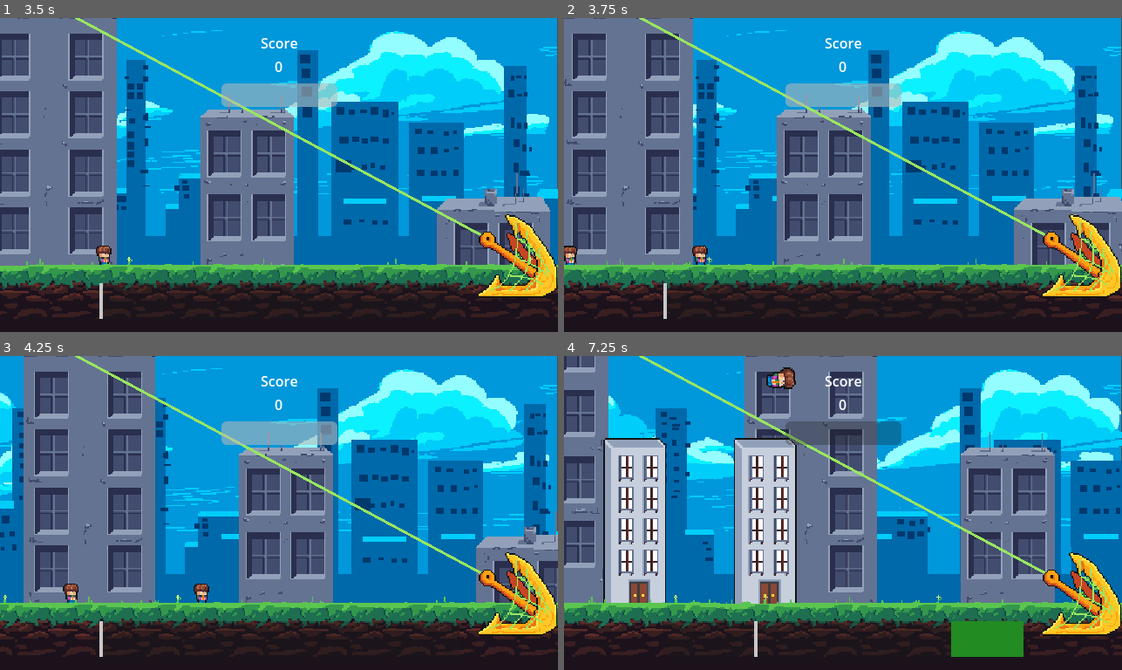
Above: before the commit, frames 1-4 (two rows, left to right).
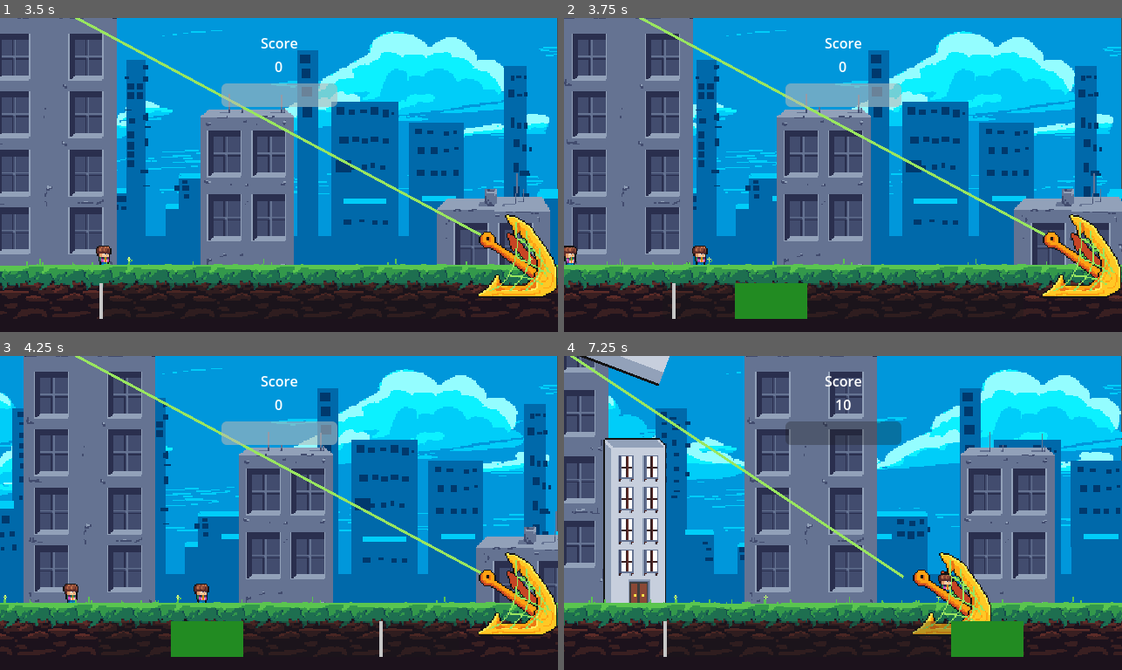
Above: after the commit, the same moments.

Repository: Tenes/mini-jam-153
Game: Godot game, scene res://Scenes/main_menu_scene.tscn
Same seed, same stepped clock (60 frames per second), same inputs: the game is played once before the commit and once after it.
Inputs (mouse positions are in pixels of both pictures, inside the frame that each line leads up to):
- Up to frame 1 (3.5 s): click "Start" at 0.5 s; move the mouse to (401, 159) at 1.27 s; click (401, 159) at 1.35 s; move the mouse to (167, 190) at 2.02 s; click (167, 190) at 2.1 s; move the mouse to (334, 105) at 2.77 s; click (334, 105) at 2.85 s
- Up to frame 2 (3.75 s): move the mouse to (815, 237) at 3.52 s; click (815, 237) at 3.6 s
- Up to frame 3 (4.25 s): no input
- Up to frame 4 (7.25 s): move the mouse to (1010, 560) at 4.27 s; click (1010, 560) at 4.35 s; move the mouse to (675, 465) at 5.02 s; click (675, 465) at 5.1 s; move the mouse to (870, 513) at 5.77 s; click (870, 513) at 5.85 s; move the mouse to (759, 434) at 6.52 s; click (759, 434) at 6.6 s

Frame 1 is identical in both runs. In frame 2, 1.6% of the frame differs, in the area x 17-44%, y 84-96%; in frame 3, 1.6%; in frame 4, 12%, in the area x 1-100%, y 0-96%.

Commit message:
Adds handmade vfx

Diff:
--- a/Models/Building/building.gd
+++ b/Models/Building/building.gd
@@ -1,4 +1,5 @@
 extends Interactable
+class_name Building
 
 func _ready() -> void:
 	scoreValue = 50;
--- a/Models/Harpoon/harpoon.tscn
+++ b/Models/Harpoon/harpoon.tscn
@@ -6,7 +6,7 @@
 [ext_resource type="Texture2D" uid="uid://b1d6jt3bqc6t3" path="res://Assets/Harpon_01_BACK.png" id="3_mora5"]
 
 [sub_resource type="RectangleShape2D" id="RectangleShape2D_6y04s"]
-size = Vector2(267, 63)
+size = Vector2(321, 63)
 
 [sub_resource type="RectangleShape2D" id="RectangleShape2D_imkgk"]
 size = Vector2(60, 63)
@@ -37,7 +37,7 @@
 [node name="Hitbox" type="Area2D" parent="."]
 
 [node name="Shape" type="CollisionShape2D" parent="Hitbox"]
-position = Vector2(-102.5, -0.5)
+position = Vector2(-129.5, -0.5)
 shape = SubResource("RectangleShape2D_6y04s")
 
 [node name="Scanbox" type="Area2D" parent="."]
--- a/Models/Human/human.gd
+++ b/Models/Human/human.gd
@@ -1,4 +1,5 @@
 extends Interactable
+class_name Human
 
 func _ready() -> void:
 	scoreValue = 10;
--- a/Models/Interactable/interactable.gd
+++ b/Models/Interactable/interactable.gd
@@ -5,6 +5,7 @@
 @export var startSuccess: int = 0;
 @export var lengthSuccess: int = 10;
 @onready var sprite: Sprite2D = $Sprite
+@onready var audio_stream_player_2d: AudioStreamPlayer2D = $AudioStreamPlayer2D
 const direction : Array[int] = [-1, 1];
 
 var moovement: int = 1;
@@ -41,5 +42,11 @@
 	tween.tween_property(self, "global_position", Vector2(Global.RNG.randi_range(-200, 600), -100), failedDuration).set_trans(Tween.TRANS_LINEAR).from_current();
 	tween.parallel().tween_property(sprite, "rotation", direction.pick_random() * 3000, failedDuration).set_trans(Tween.TRANS_LINEAR).from_current();
 	tween.parallel().tween_property(sprite, "scale", Vector2(scaleValue, scaleValue), failedDuration).set_trans(Tween.TRANS_LINEAR).from_current();
+	if self is Building:
+		audio_stream_player_2d.stream = Global.BUILDING_SOUNDS[Global.RNG.randi_range(1, 2)];
+	else:
+		audio_stream_player_2d.stream = Global.HUMAN_SOUNDS[Global.RNG.randi_range(1, 3)];
+	audio_stream_player_2d.pitch_scale = Global.RNG.randf_range(0.8, 1.3);
+	audio_stream_player_2d.play();
 	await get_tree().create_timer(1).timeout;
 	free();
--- a/Models/Interactable/interactable.tscn
+++ b/Models/Interactable/interactable.tscn
@@ -1,6 +1,7 @@
-[gd_scene load_steps=3 format=3 uid="uid://dw75lst4ci8fh"]
+[gd_scene load_steps=4 format=3 uid="uid://dw75lst4ci8fh"]
 
 [ext_resource type="Script" path="res://Models/Interactable/interactable.gd" id="1_ju4d7"]
+[ext_resource type="AudioStream" uid="uid://dkvnlxcbpwtxm" path="res://Assets/Sounds/human_death.mp3" id="2_okfs3"]
 
 [sub_resource type="RectangleShape2D" id="RectangleShape2D_spf4m"]
 size = Vector2(8, 13.5)
@@ -19,4 +20,8 @@
 [node name="Sprite" type="Sprite2D" parent="."]
 position = Vector2(0, -6)
 
+[node name="AudioStreamPlayer2D" type="AudioStreamPlayer2D" parent="."]
+stream = ExtResource("2_okfs3")
+pitch_scale = 1.05
+
 [connection signal="area_entered" from="Hitbox" to="." method="_on_hitbox_area_entered"]
--- a/Scripts/global.gd
+++ b/Scripts/global.gd
@@ -11,6 +11,17 @@
 	3: "res://Scenes/credit_scene.tscn",
 }
 
+@onready var HUMAN_SOUNDS = {
+	1: preload("res://Assets/Sounds/human_death.mp3"),
+	2: preload("res://Assets/Sounds/human_death_2.mp3"),
+	3: preload("res://Assets/Sounds/human_death_3.mp3"),
+}
+
+@onready var BUILDING_SOUNDS = {
+	1: preload("res://Assets/Sounds/building_death.mp3"),
+	2: preload("res://Assets/Sounds/building_death_2.mp3"),
+}
+
 enum BarStatus {
 	DEFAULT = 0,
 	SUCCESS = 1,
Not shown, added: Assets/Sounds/building_death.mp3.import
Not shown, added: Assets/Sounds/building_death_2.mp3.import
Not shown, added: Assets/Sounds/human_death.mp3.import
Not shown, added: Assets/Sounds/human_death_2.mp3.import
Not shown, added: Assets/Sounds/human_death_3.mp3.import
Not shown, added: Assets/Sounds/building_death.mp3
Not shown, added: Assets/Sounds/building_death_2.mp3
Not shown, added: Assets/Sounds/human_death.mp3
Not shown, added: Assets/Sounds/human_death_2.mp3
Not shown, added: Assets/Sounds/human_death_3.mp3
